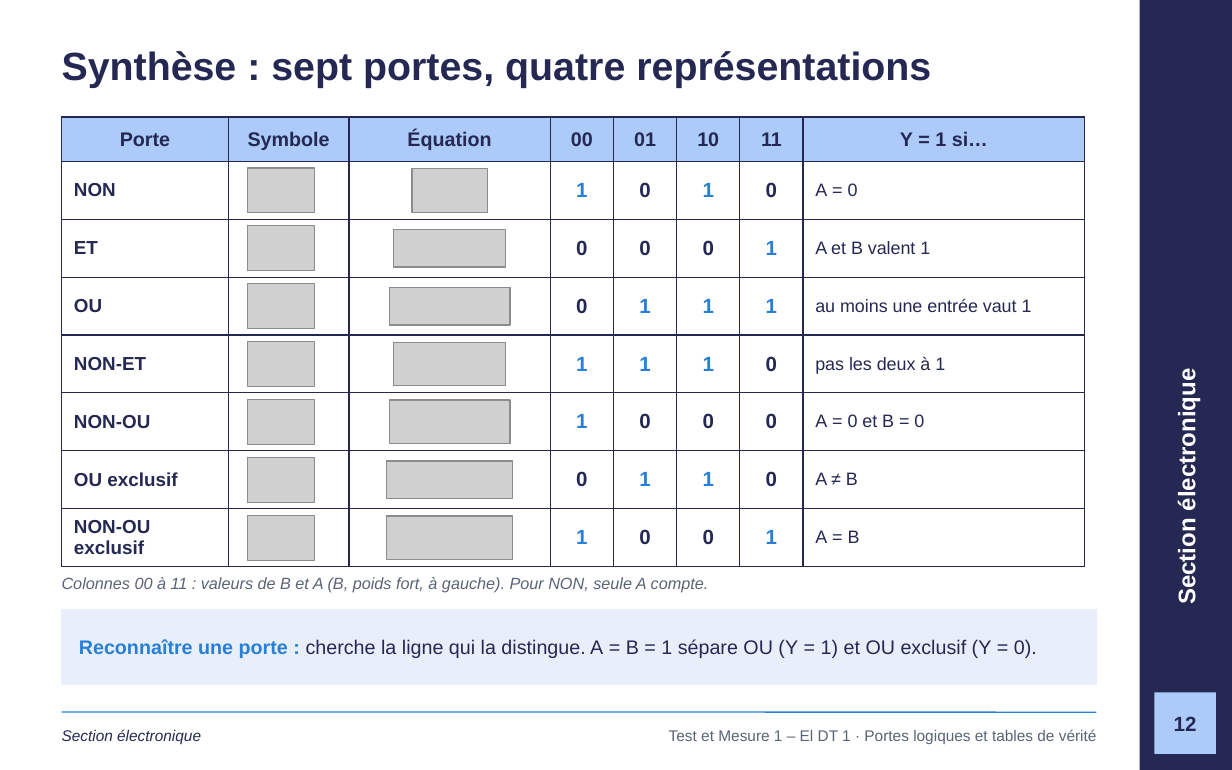
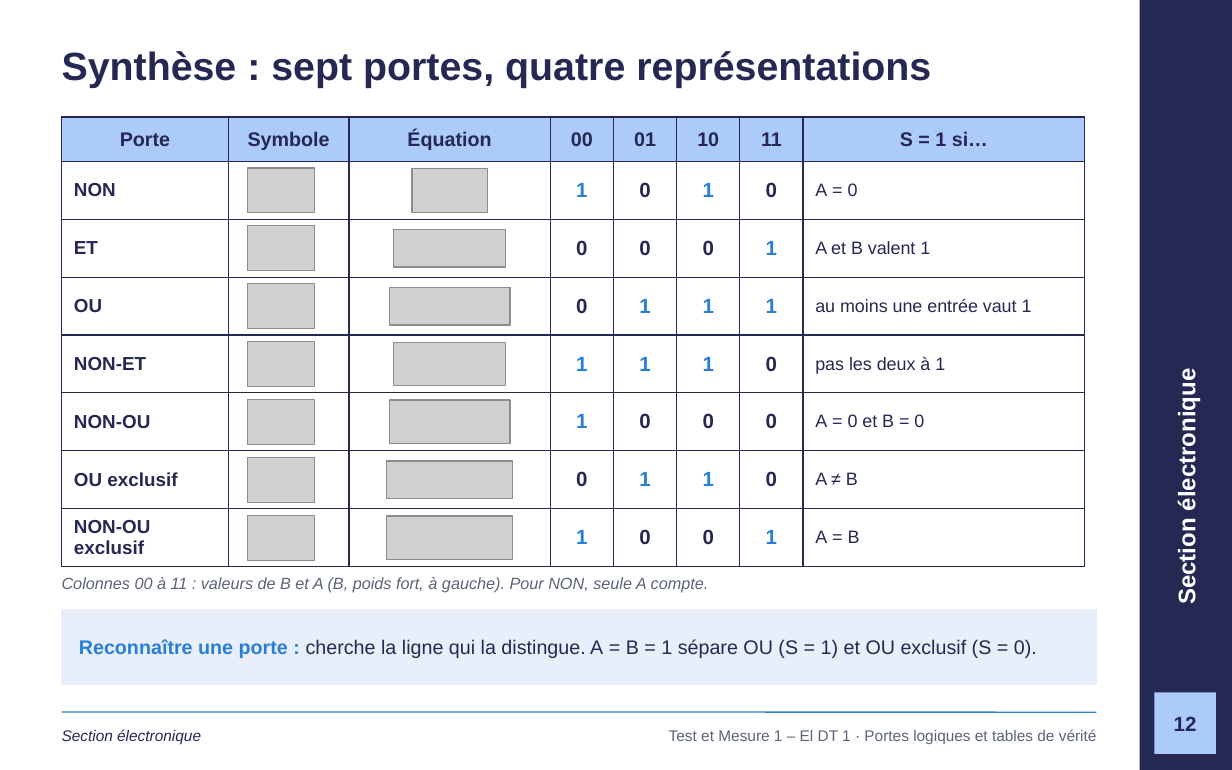
Before and after one commit to GlemoineETML/cours-etml, a slide deck: slide 12 of reference/tm1/semaine-1/120 Portes logiques et tables de vérité.pptx. Drawn at 1232x770 pixels with LibreOffice and Linux fonts; fonts in the diff are those of the drawing; grey boxes stand for pictures; background and template pictures are left out. Boxes give left, top, right and bottom in pixels: in the first picture for what was removed or moved away, otherwise in the second. Text is boxed around its words. In the diff, an @@ line names an element or a change of style, - is before the commit and + after.

```diff
--- a/reference/tm1/semaine-1/120 Portes logiques et tables de vérité.pptx
+++ b/reference/tm1/semaine-1/120 Portes logiques et tables de vérité.pptx
@@ table at (62, 117, 1083, 558) @@
-row 1, column 8: Y = 1 si…
+row 1, column 8: S = 1 si…
@@ text at (79, 639, 1037, 658): text changed @@
-Reconnaître une porte : cherche la ligne qui la distingue. A = B = 1 sépare OU (Y = 1) et OU exclusif (Y = 0).
+Reconnaître une porte : cherche la ligne qui la distingue. A = B = 1 sépare OU (S = 1) et OU exclusif (S = 0).
```
Also in this commit, not shown: 16 other slides changed, 1 slide added, 24 other files.
